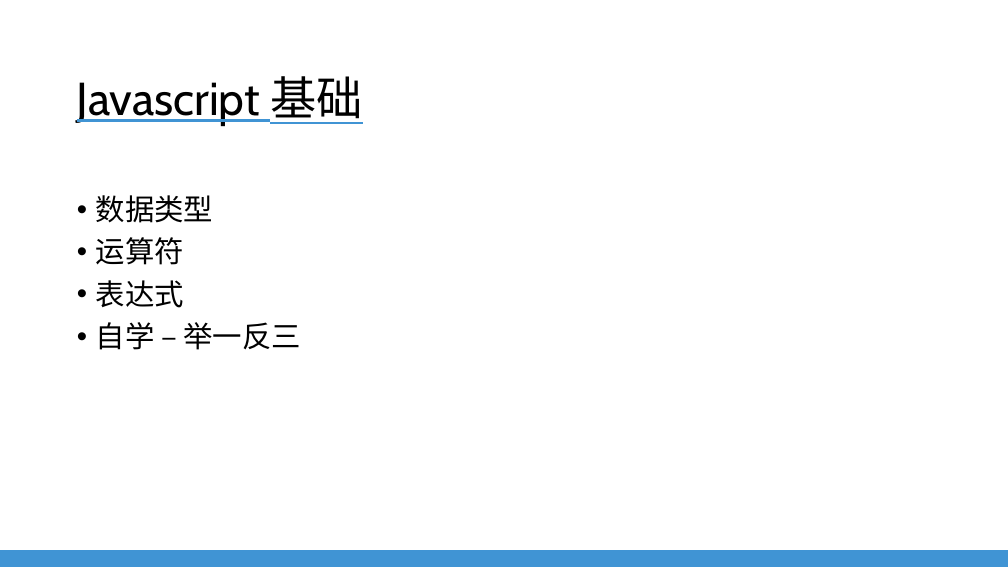
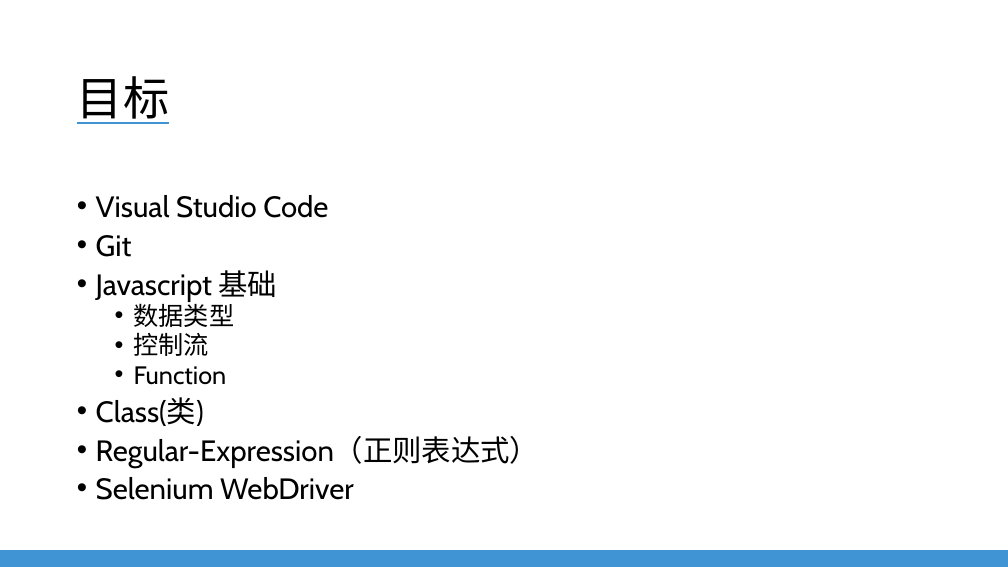
Before and after one commit to EverDoc/NLU, a slide deck: slide 4 of NLU Training - Javascript For QA.pptx (slide 6 before the commit). Drawn at 1008x567 pixels with LibreOffice and Linux fonts; fonts in the diff are those of the drawing; background and template pictures are left out. Boxes give left, top, right and bottom in pixels: in the first picture for what was removed or moved away, otherwise in the second. Text is boxed around its words. In the diff, an @@ line names an element or a change of style, - is before the commit and + after.

Commit message:
revise ppt

```diff
--- a/NLU Training - Javascript For QA.pptx
+++ b/NLU Training - Javascript For QA.pptx
@@ title at [77,76,169,124]: text changed @@
-Javascript 基础
+目标
@@ text at [96,195,328,302]: paragraphs added @@
+• Visual Studio Code
+• Git
+• Javascript 基础
@@ text at [134,299,235,327]: size 28 to 24 pt in "数据类型"; list level 1 to 2 in "数据类型"; line spacing 0.9 to 0.8 @@
@@ text at [96,332,540,500]: text changed @@
-• 运算符
-• 表达式
-• 自学 – 举一反三
+  • 控制流
+  • Function
+• Class(类)
+• Regular-Expression（正则表达式）
+• Selenium WebDriver
```
Also in this commit, not shown: 3 other slides changed, 3 slides added, 5 slides removed, 1 other file.
